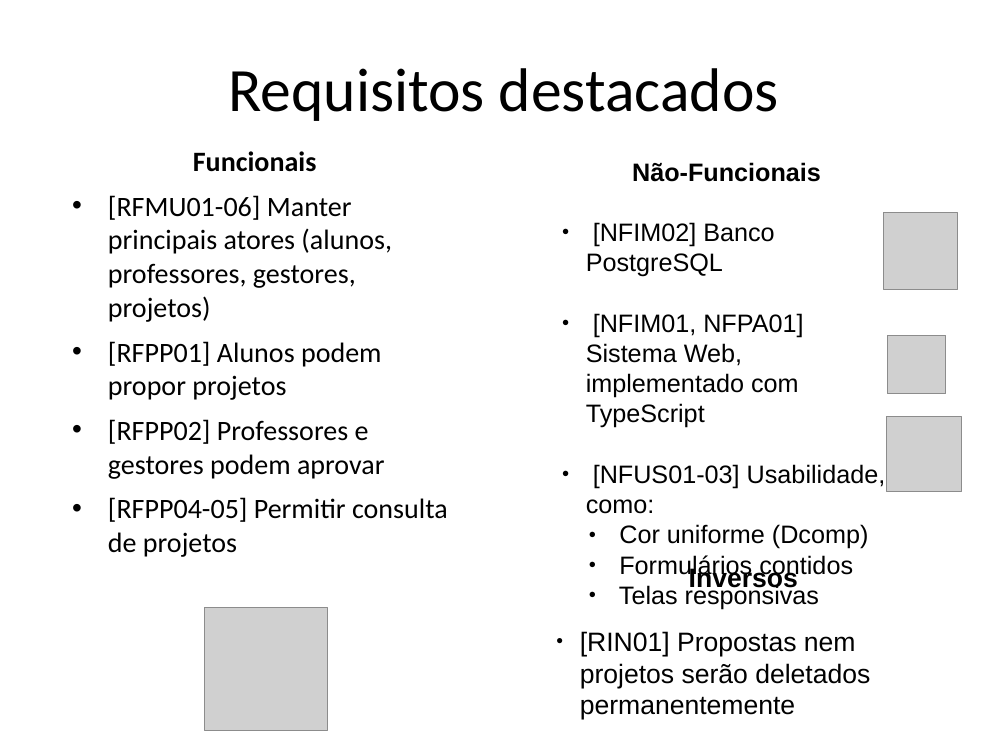
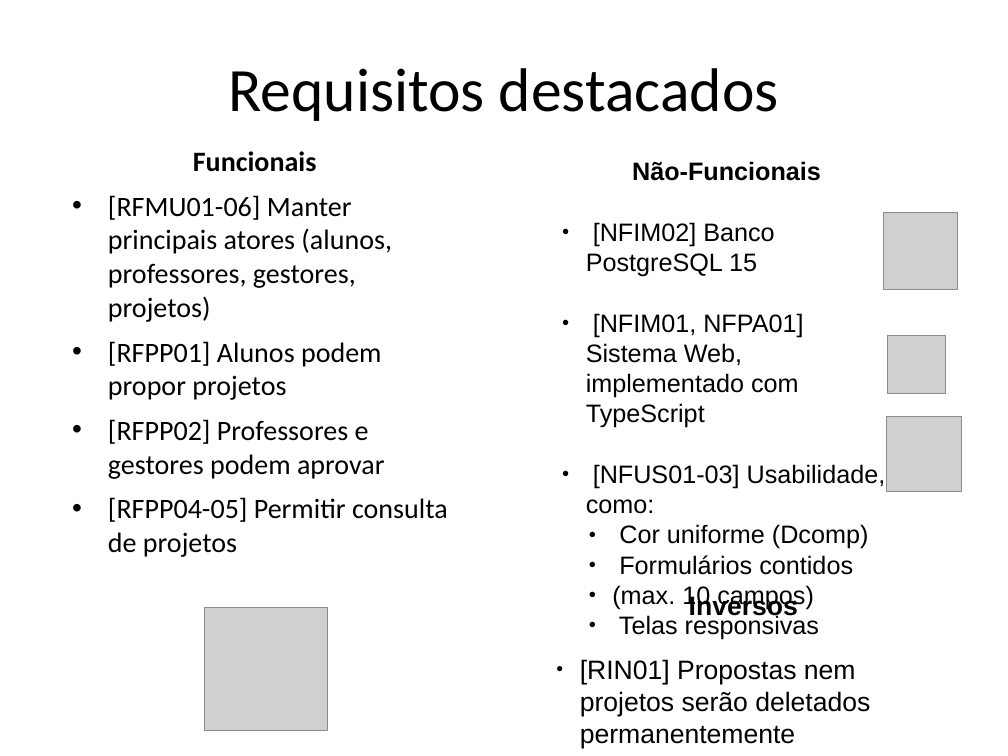
Before and after one commit to Pedro-V/projetorium, a slide deck: slide 8 of documentos/Projetorium-ESI-2023-1.odp. Drawn at 1008x756 pixels with LibreOffice and Linux fonts; fonts in the diff are those of the drawing; grey boxes stand for pictures. Boxes give left, top, right and bottom in pixels: in the first picture for what was removed or moved away, otherwise in the second. Text is boxed around its words. In the diff, an @@ line names an element or a change of style, - is before the commit and + after.

```diff
--- a/documentos/Projetorium-ESI-2023-1.odp
+++ b/documentos/Projetorium-ESI-2023-1.odp
@@ text at [586, 222, 774, 277]: text changed @@
-● [NFIM02] Banco PostgreSQL
+● [NFIM02] Banco PostgreSQL 15
@@ text "Inversos": place and size @@
-text "Inversos" at [580, 566, 870, 720]
+text "Inversos" at [580, 594, 870, 748]
@@ text at [612, 585, 814, 610]: paragraph added @@
+  ● (max. 10 campos)
```
Also in this commit, not shown: 1 other slide changed, 1 other file.
